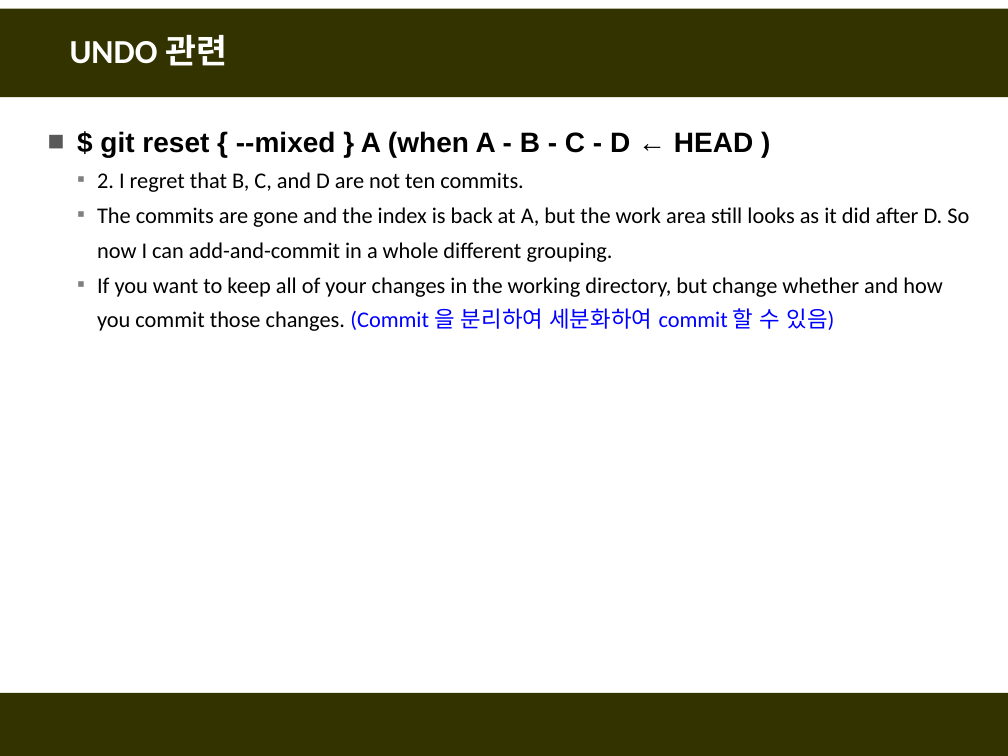
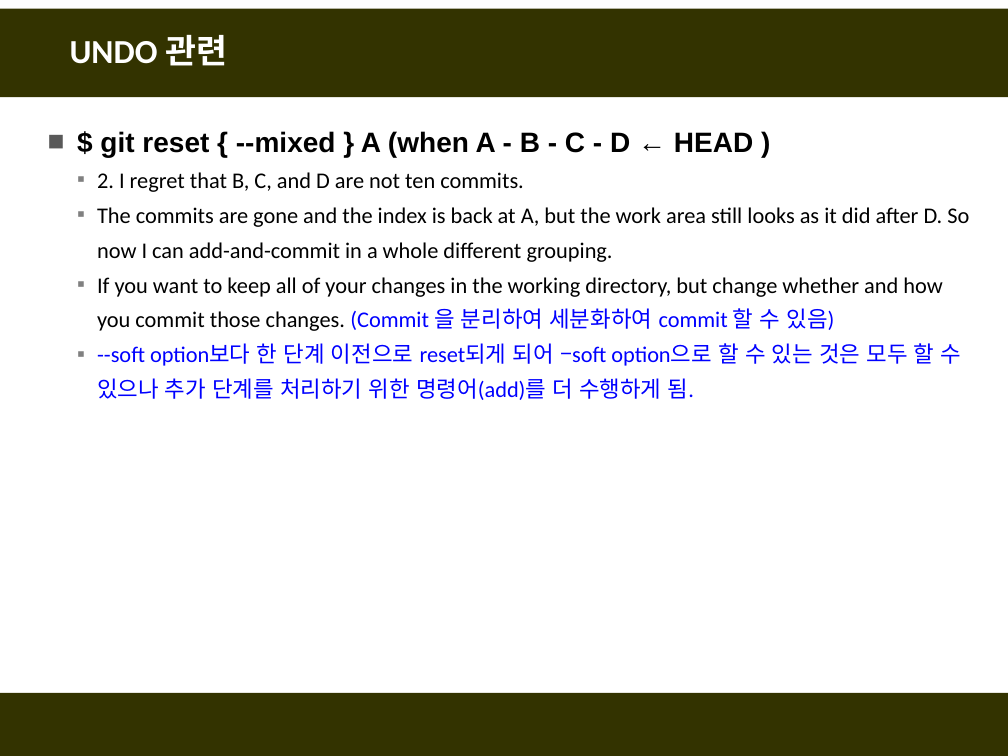
Before and after one commit to fasthill/github-lecture, a slide deck: slide 14 of git및github첫걸음11-명령어모음.pptx. Drawn at 1008x756 pixels with LibreOffice and Linux fonts; fonts in the diff are those of the drawing. Boxes give left, top, right and bottom in pixels: in the first picture for what was removed or moved away, otherwise in the second. Text is boxed around its words. In the diff, an @@ line names an element or a change of style, - is before the commit and + after.

```diff
--- a/git및github첫걸음11-명령어모음.pptx
+++ b/git및github첫걸음11-명령어모음.pptx
@@ text at box(97, 343, 962, 400): paragraph added @@
+  ▪ --soft option보다 한 단계 이전으로 reset되게 되어 –soft option으로 할 수 있는 것은 모두 할 수 있으나 추가 단계를 처리하기 위한 명령어(add)를 더 수행하게 됨.
```
Also in this commit, not shown: 4 other slides changed.
